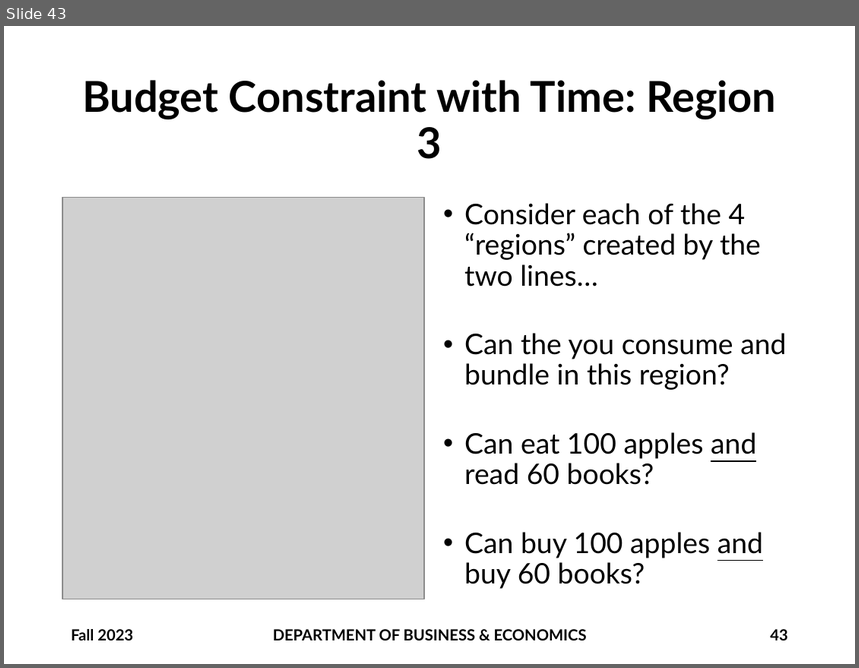
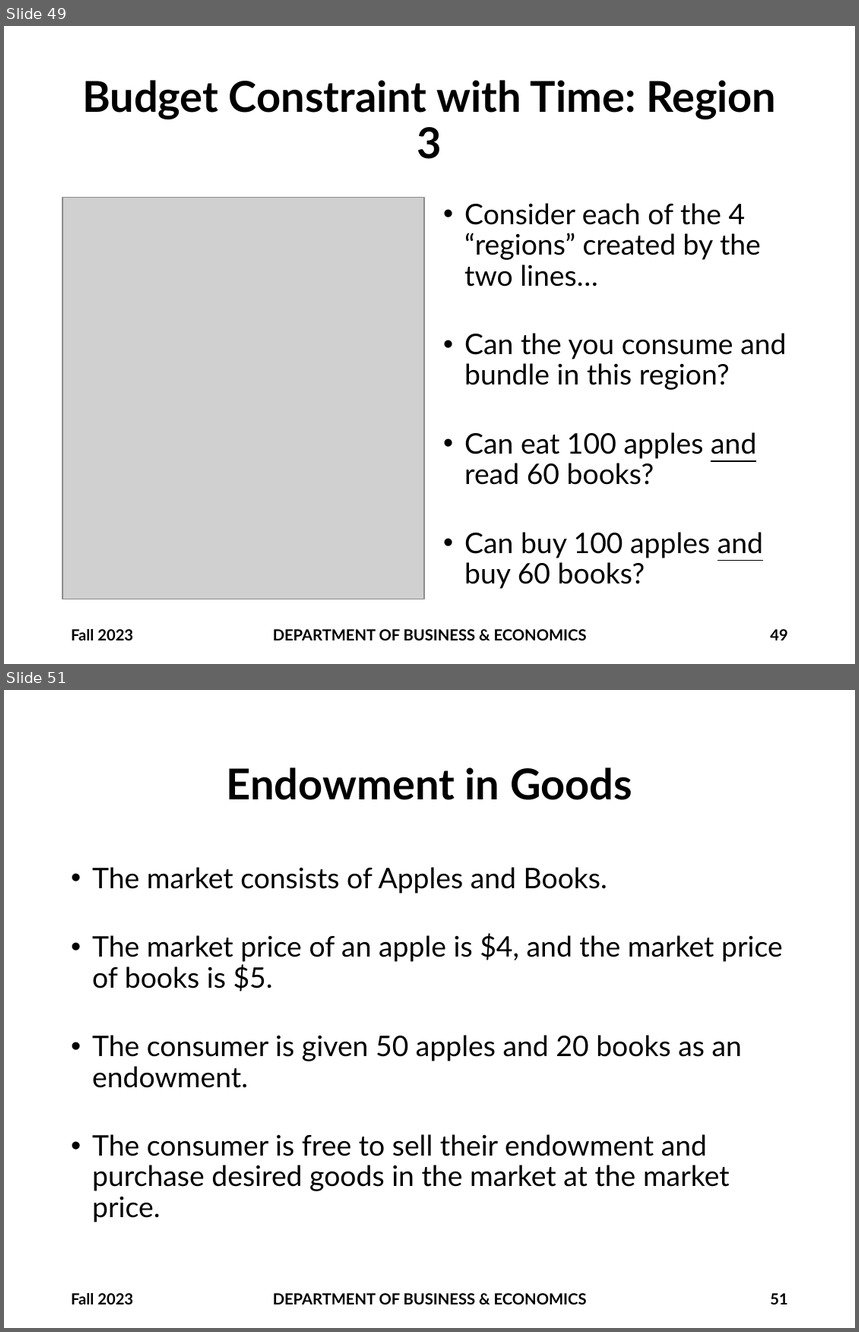
Before and after one commit to brianhwpark/brianhwpark.github.io, a slide deck: files/teaching-resources/monmouthcollege-econ-300/ECON300-LEC02.pptx. Shown one above the other, each under a label of ours: slide 43 before the commit, slides 49 and 51 after it; the slides between them are not shown. The pictures are 859x668 and 859x1332 pixels, drawn with LibreOffice and Linux fonts; fonts in the diff are those of the drawing; grey boxes stand for pictures; background and template pictures are left out. Boxes give left, top, right and bottom in pixels: in the first picture for what was removed or moved away, otherwise in the second. Text is boxed around its words. In the diff, an @@ line names an element or a change of style, - is before the commit and + after.

```diff
--- a/files/teaching-resources/monmouthcollege-econ-300/ECON300-LEC02.pptx
+++ b/files/teaching-resources/monmouthcollege-econ-300/ECON300-LEC02.pptx
@@ slide 51 added at (4,690,855,1328), background #FFFFFF @@
@@ title added at (227,768,633,800), 36 pt, text #000000, bold @@
+Endowment in Goods
@@ text added at (92,867,783,1223), 24 pt, text #000000 @@
+• The market consists of Apples and Books.
+• The market price of an apple is $4, and the market price of books is $5.
+• The consumer is given 50 apples and 20 books as an endowment.
+• The consumer is free to sell their endowment and purchase desired goods in the market at the market price.
@@ text added at (71,1293,133,1305), 13 pt, text #000000, bold @@
+Fall 2023
@@ text added at (273,1293,587,1305), 13 pt, text #000000, bold @@
+DEPARTMENT OF BUSINESS & ECONOMICS
@@ page number added at (770,1293,788,1305), 13 pt, text #000000, bold @@
+51
@@ what was slide 43 is now slide 49 @@
@@ page number at (770,629,788,641): text changed @@
-43
+49
```
Also in this commit, not shown: 2 slides changed, 19 other slides added, 1 other file.
